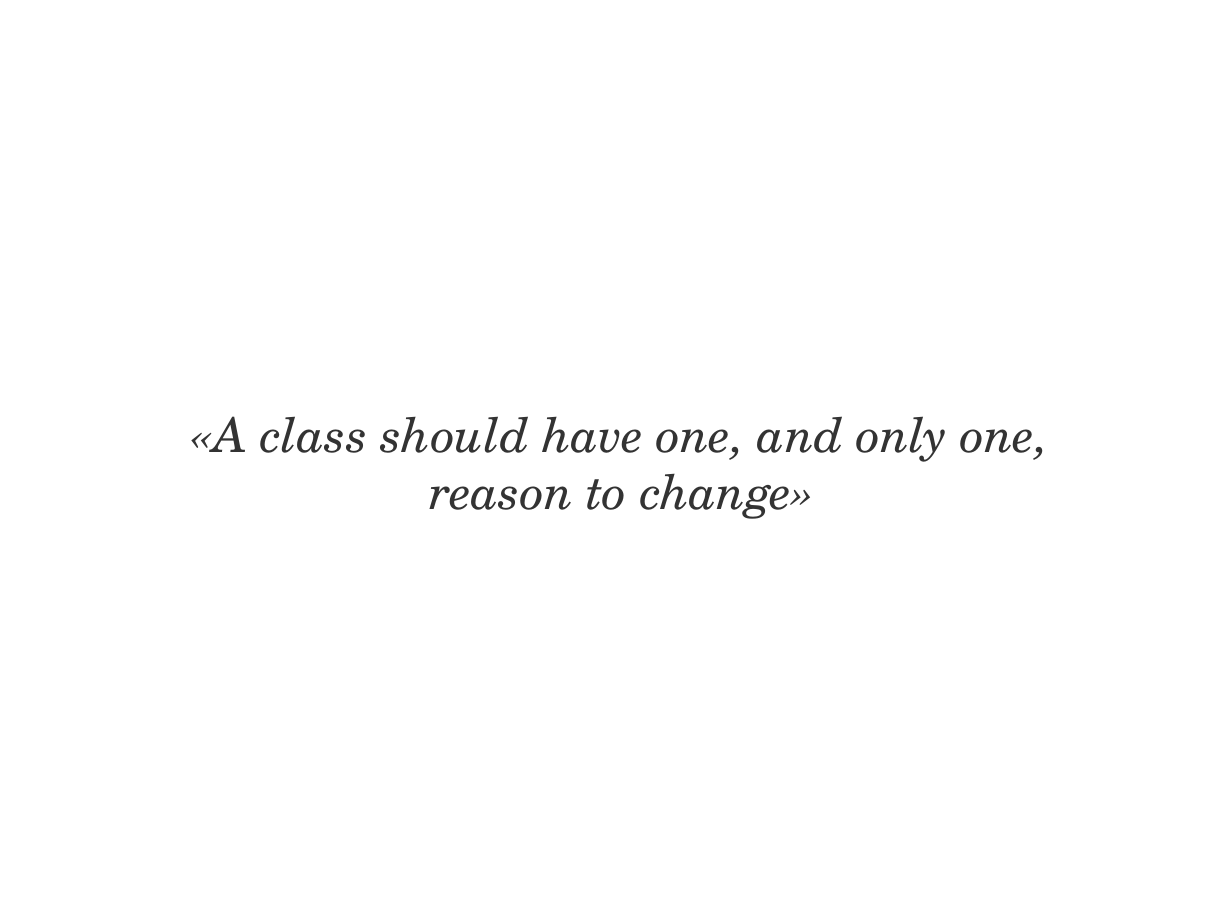
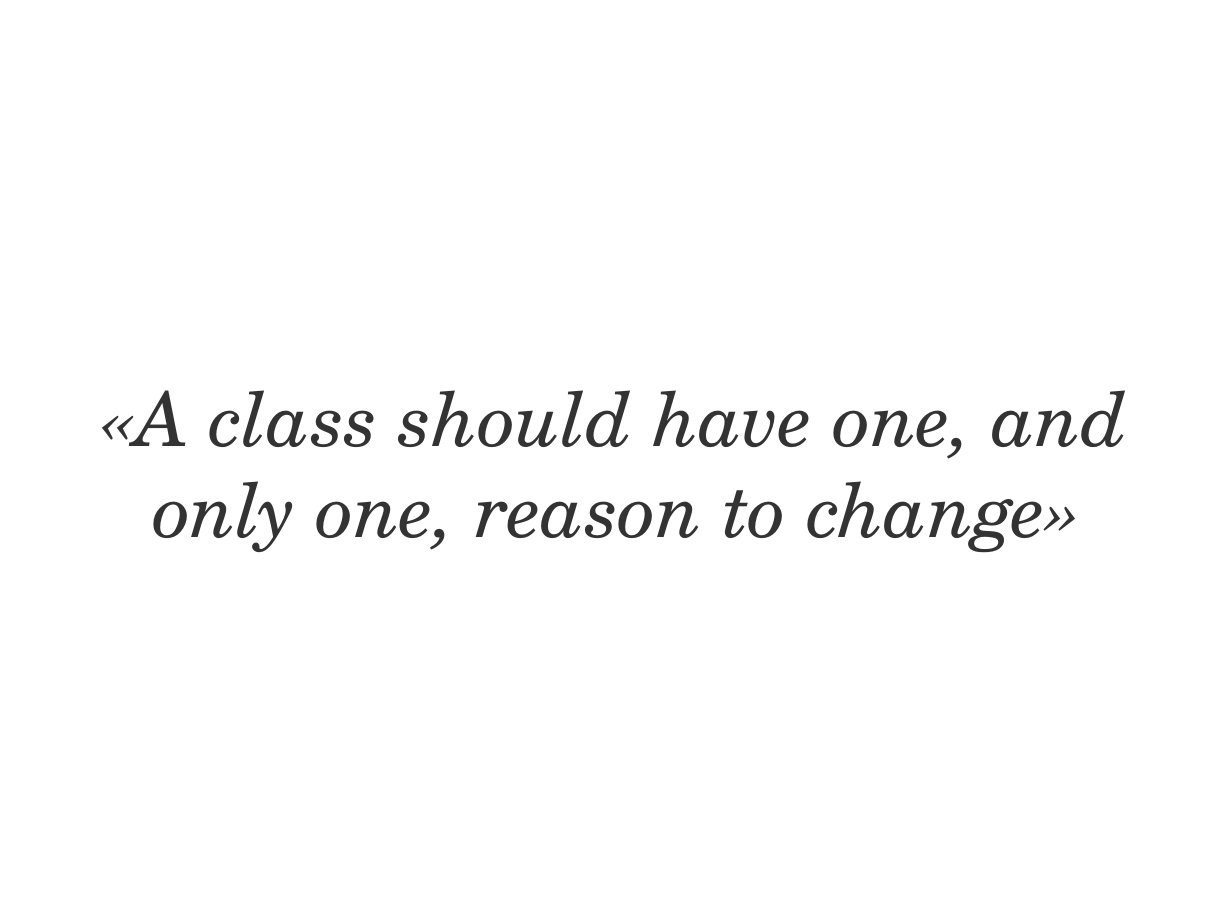
Before and after one commit to bouvet/solid-1, a slide deck: slide 7 of SOLID - SRP-DIP.pptx. Drawn at 1232x924 pixels with LibreOffice and Linux fonts; fonts in the diff are those of the drawing. Boxes give left, top, right and bottom in pixels: in the first picture for what was removed or moved away, otherwise in the second. Text is boxed around its words. In the diff, an @@ line names an element or a change of style, - is before the commit and + after.

```diff
--- a/SOLID - SRP-DIP.pptx
+++ b/SOLID - SRP-DIP.pptx
@@ title "«A class should have one, ...": place and size @@
-title "«A class should have one, ..." at (193,416,1049,519)
+title "«A class should have one, ..." at (103,390,1127,553)
@@ title "«A class should have one, ..." at (103,390,1127,553): size 28 to 44 pt @@
```
Also in this commit, not shown: 5 other slides changed, 1 slide added.
